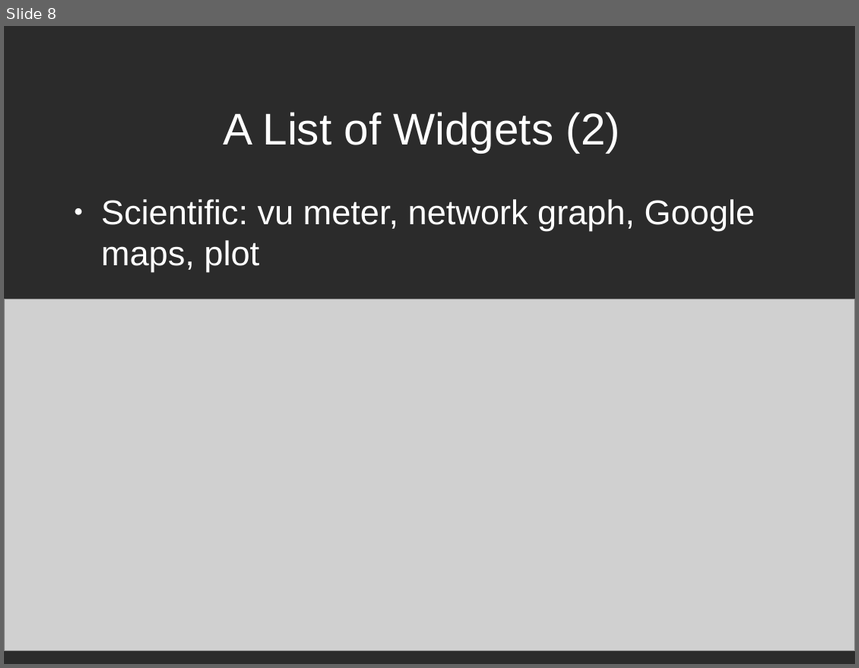
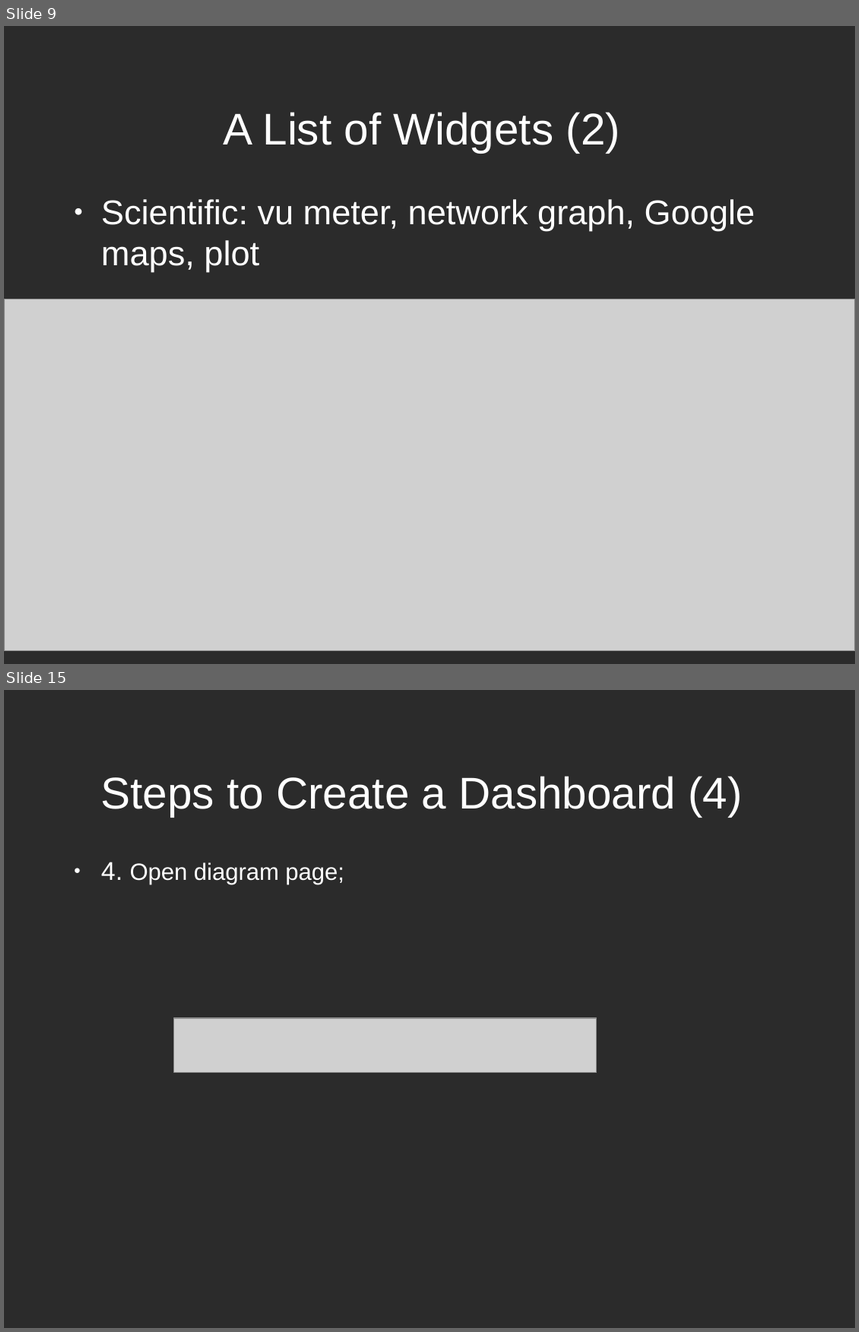
Before and after one commit to AutonomyLab/rosdash, a slide deck: doc/rosdash.odp. Shown one above the other, each under a label of ours: slide 8 before the commit, slides 9 and 15 after it; the slides between them are not shown. The pictures are 859x668 and 859x1332 pixels, drawn with LibreOffice and Linux fonts; fonts in the diff are those of the drawing; grey boxes stand for pictures; background and template pictures are left out; a plain dark background stands for a picture behind light text. Boxes give left, top, right and bottom in pixels: in the first picture for what was removed or moved away, otherwise in the second. Text is boxed around its words. In the diff, an @@ line names an element or a change of style, - is before the commit and + after.

```diff
--- a/doc/rosdash.odp
+++ b/doc/rosdash.odp
@@ slide 15 added at bbox=[4, 690, 855, 1328], background picture (left out) @@
@@ title added at bbox=[101, 776, 742, 816], 41.4 pt, text #FFFFFF @@
+Steps to Create a Dashboard (4)
@@ text added at bbox=[101, 862, 344, 885], 22 pt, text #FFFFFF @@
+● 4. Open diagram page;
@@ picture added at bbox=[174, 1018, 597, 1073] @@
@@ what was slide 8 is now slide 9 @@
```
Also in this commit, not shown: 5 slides changed, 10 other slides added, 2 slides removed, 10 other files.
